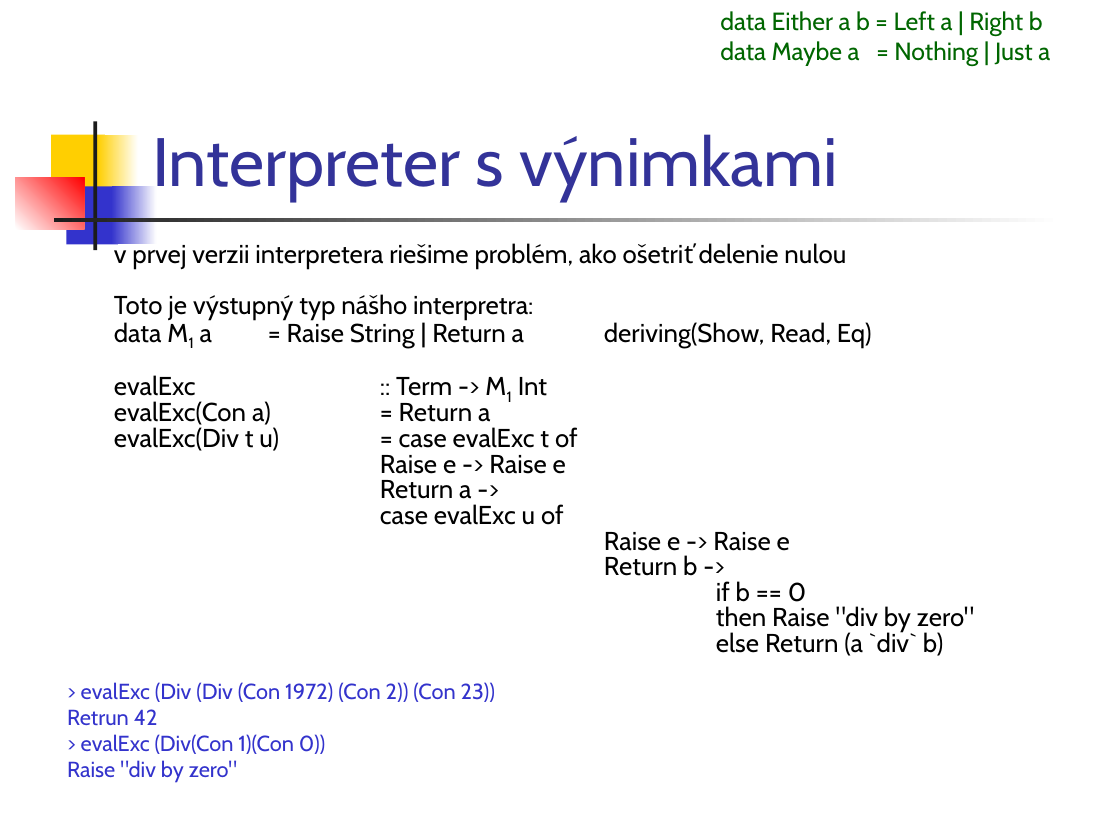
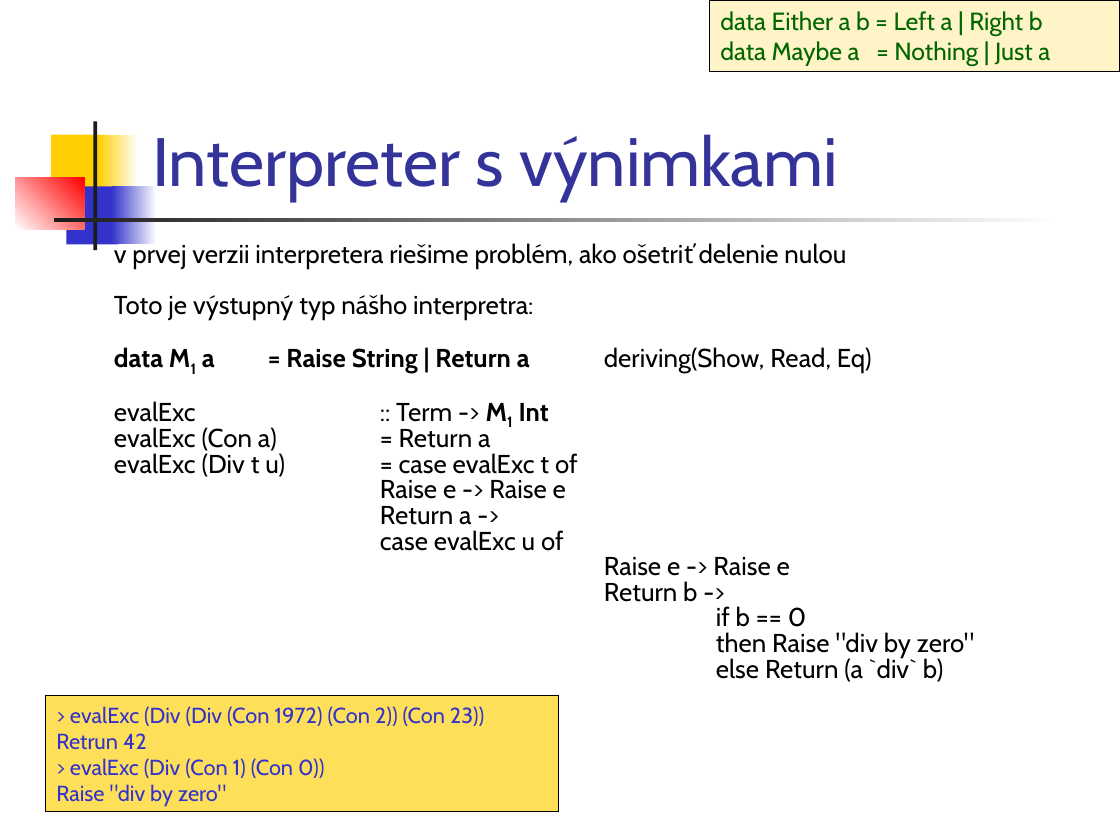
Before and after one commit to Funkcionalne/Prednasky, a slide deck: slide 3 of 11/11_fpro.ppt. Drawn at 1120x840 pixels with LibreOffice and Linux fonts; fonts in the diff are those of the drawing. Boxes give left, top, right and bottom in pixels: in the first picture for what was removed or moved away, otherwise in the second. Text is boxed around its words. In the diff, an @@ line names an element or a change of style, - is before the commit and + after.

```diff
--- a/11/11_fpro.ppt
+++ b/11/11_fpro.ppt
@@ rectangle "data Either a b = ...": place and size @@
-rectangle "data Either a b = ..." at box(720, 11, 1050, 65)
+rectangle "data Either a b = ..." at box(709, 0, 1120, 72)
@@ rectangle "data Either a b = ..." at box(709, 0, 1120, 72): fill none to #FFF4C8; outline none to #000000 0.74 pt @@
@@ text at box(114, 347, 530, 422): bold on in "data M1 a = Raise String | ...", "M1 Int" @@
@@ text at box(114, 427, 578, 477): spaces changed @@
-evalExc(Con a) = Return a
-evalExc(Div t u) = case evalExc t of
+evalExc (Con a) = Return a
+evalExc (Div t u) = case evalExc t of
@@ rectangle "> evalExc (Div (Div (Con ...": place and size @@
-rectangle "> evalExc (Div (Div (Con ..." at box(67, 682, 495, 783)
+rectangle "> evalExc (Div (Div (Con ..." at box(45, 696, 558, 812)
@@ rectangle "> evalExc (Div (Div (Con ..." at box(45, 696, 558, 812): fill none to #FEDF59; outline none to #000000 0.74 pt @@
@@ text in rectangle at box(70, 758, 324, 778): spaces changed @@
-> evalExc (Div(Con 1)(Con 0))
+> evalExc (Div (Con 1) (Con 0))
```
Also in this commit, not shown: 23 other slides changed, 2 slides added, 16 slides removed, 3 other files.
